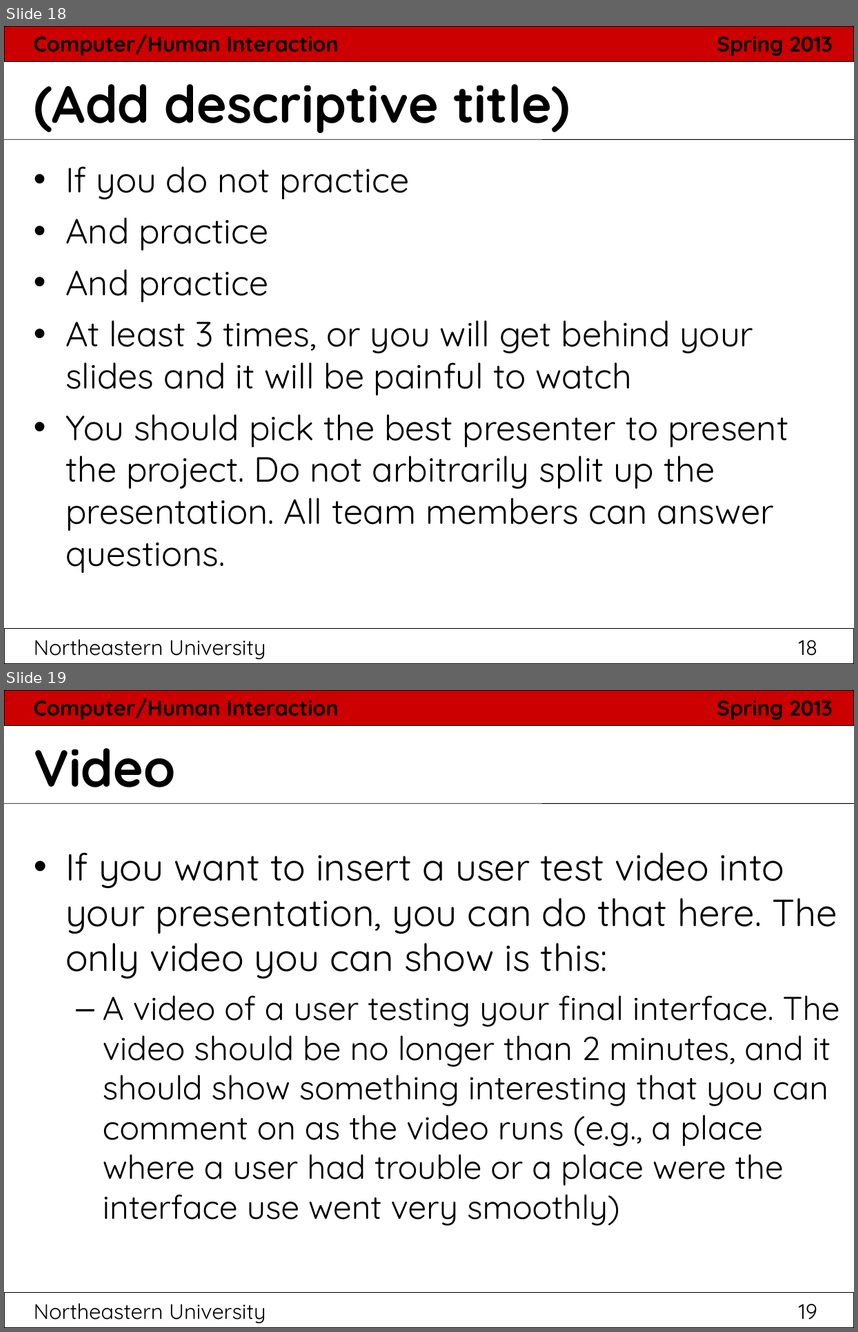
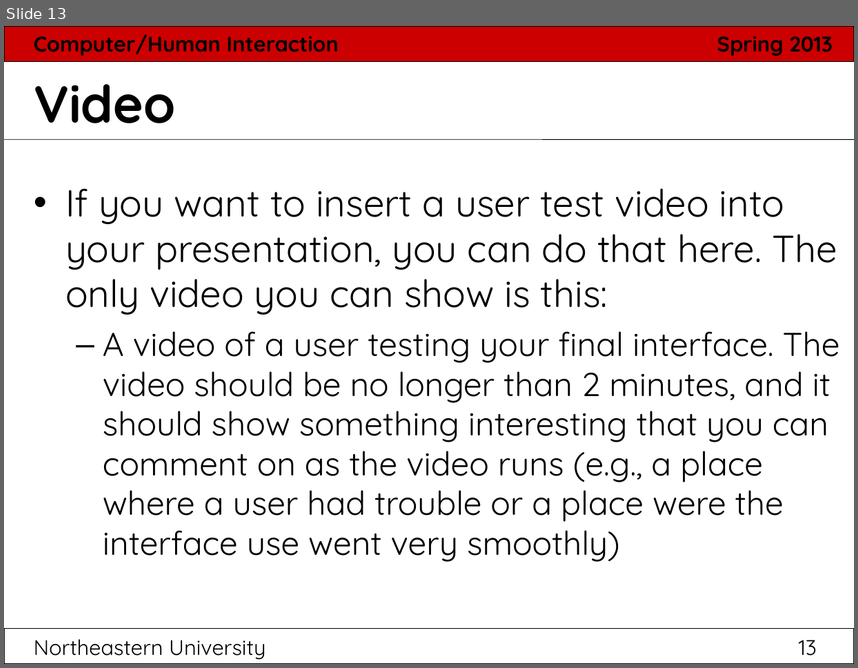
Before and after one commit to hci2014/sandbox, a slide deck: FinalPresentationTemplate.ppt. Shown one above the other, each under a label of ours: slides 18 and 19 before the commit, slide 13 after it. The pictures are 858x1332 and 858x668 pixels, drawn with LibreOffice and Linux fonts; fonts in the diff are those of the drawing. Boxes give left, top, right and bottom in pixels: in the first picture for what was removed or moved away, otherwise in the second. Text is boxed around its words. In the diff, an @@ line names an element or a change of style, - is before the commit and + after.

```diff
--- a/FinalPresentationTemplate.ppt
+++ b/FinalPresentationTemplate.ppt
@@ slide 18 removed at box(4, 26, 854, 664), background #FFFFFF; not listed: 6 template elements that a slide beside it also shows @@
@@ title removed at box(34, 84, 570, 133) @@
-(Add descriptive title)
@@ text removed at box(65, 166, 789, 572) @@
-• If you do not practice
-• And practice
-• And practice
-• At least 3 times, or you will get behind your slides and it will be painful to watch
-• You should pick the best presenter to present the project. Do not arbitrarily split up the presentation. All team members can answer questions.
@@ what was slide 19 is now slide 13 @@
@@ page number at box(34, 639, 817, 659): text changed @@
-Northeastern University 19
+Northeastern University 13
```
Also in this commit, not shown: 8 slides changed, 8 slides added, 9 other slides removed, 1 other file.
